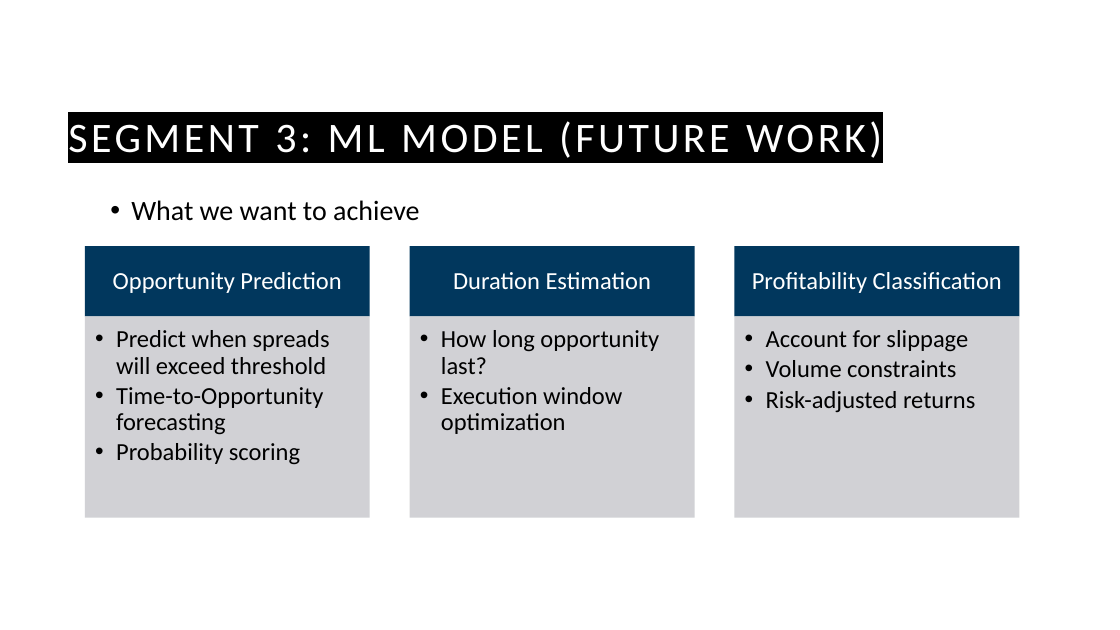
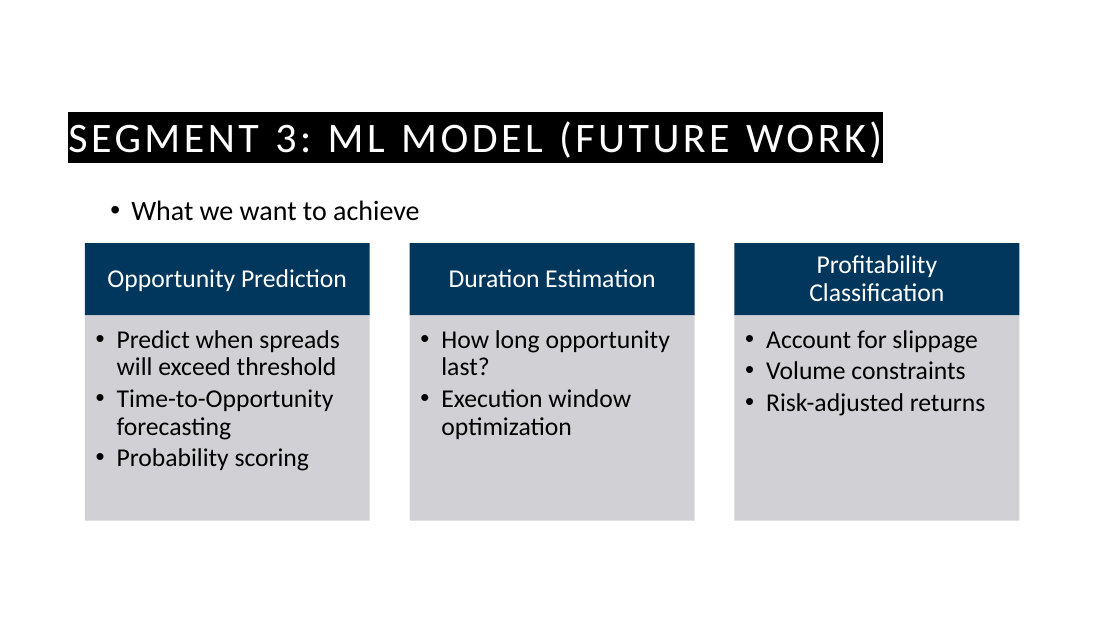
Before and after one commit to guyHarem/TAU_DS_Project, a slide deck: slide 13 of Presentations/Cryto Arbitrage P2.pptx. Drawn at 1120x630 pixels with LibreOffice and Linux fonts; fonts in the diff are those of the drawing; background and template pictures are left out. Boxes give left, top, right and bottom in pixels: in the first picture for what was removed or moved away, otherwise in the second. Text is boxed around its words. In the diff, an @@ line names an element or a change of style, - is before the commit and + after.

```diff
--- a/Presentations/Cryto Arbitrage P2.pptx
+++ b/Presentations/Cryto Arbitrage P2.pptx
@@ size 21 to 22 pt in 6 elements at (117, 330, 340, 471), (441, 330, 670, 439), (766, 330, 986, 416), (107, 269, 347, 291), (449, 269, 655, 288), (809, 255, 944, 301) @@
```
Also in this commit, not shown: 5 other slides changed, 2 slides added, 2 slides removed, 2 other files.
